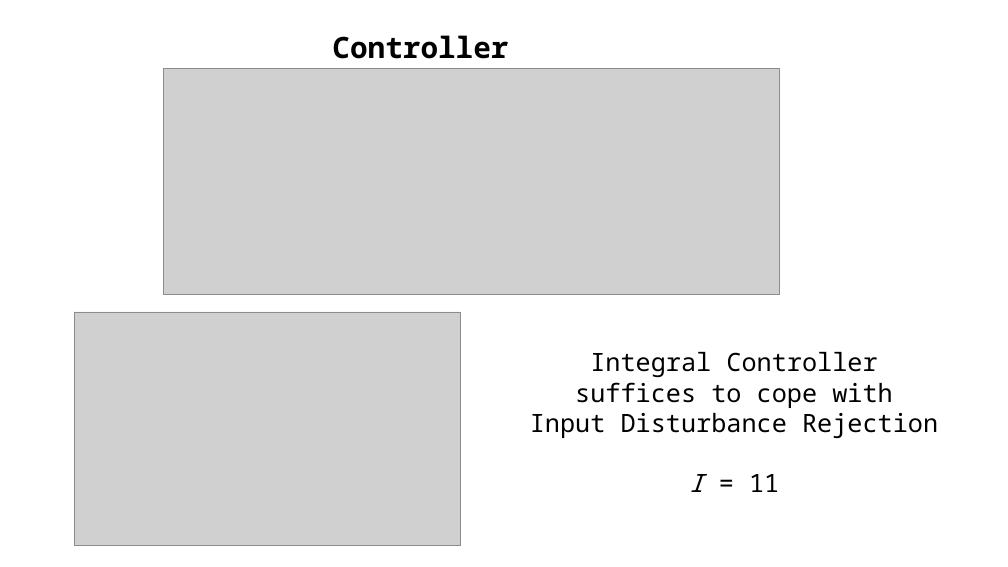
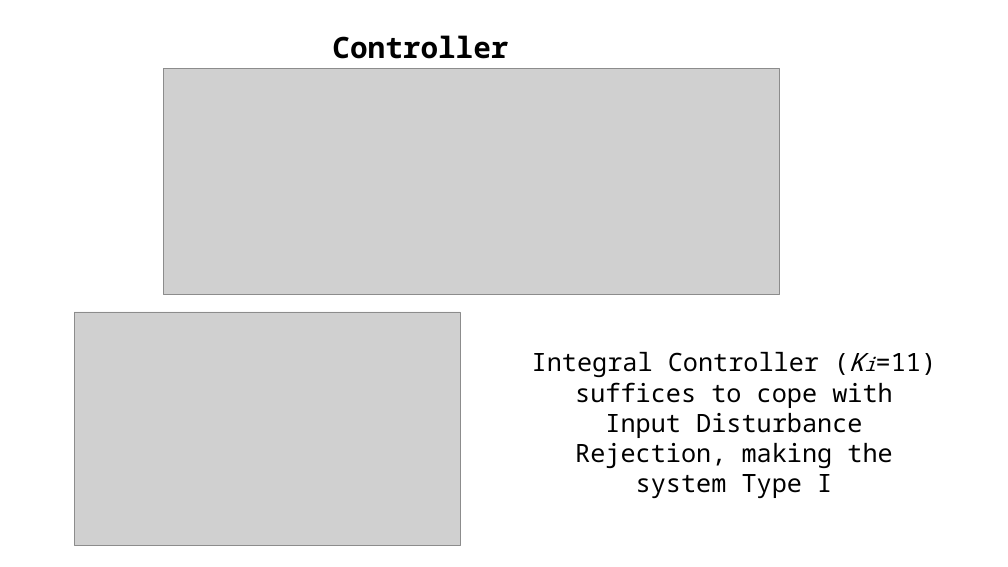
Before and after one commit to alecive/gaze-stabilization, a slide deck: slide 2 of models/controller_design.pptx. Drawn at 1008x567 pixels with LibreOffice and Linux fonts; fonts in the diff are those of the drawing; grey boxes stand for pictures. Boxes give left, top, right and bottom in pixels: in the first picture for what was removed or moved away, otherwise in the second. Text is boxed around its words. In the diff, an @@ line names an element or a change of style, - is before the commit and + after.

Commit message:
slide updated

```diff
--- a/models/controller_design.pptx
+++ b/models/controller_design.pptx
@@ text at [532,352,937,377]: text changed @@
-Integral Controller
+Integral Controller (Ki=11)
@@ text at [575,413,892,498]: text changed @@
-Input Disturbance Rejection
-I = 11
+Input Disturbance Rejection, making the system Type I
```
